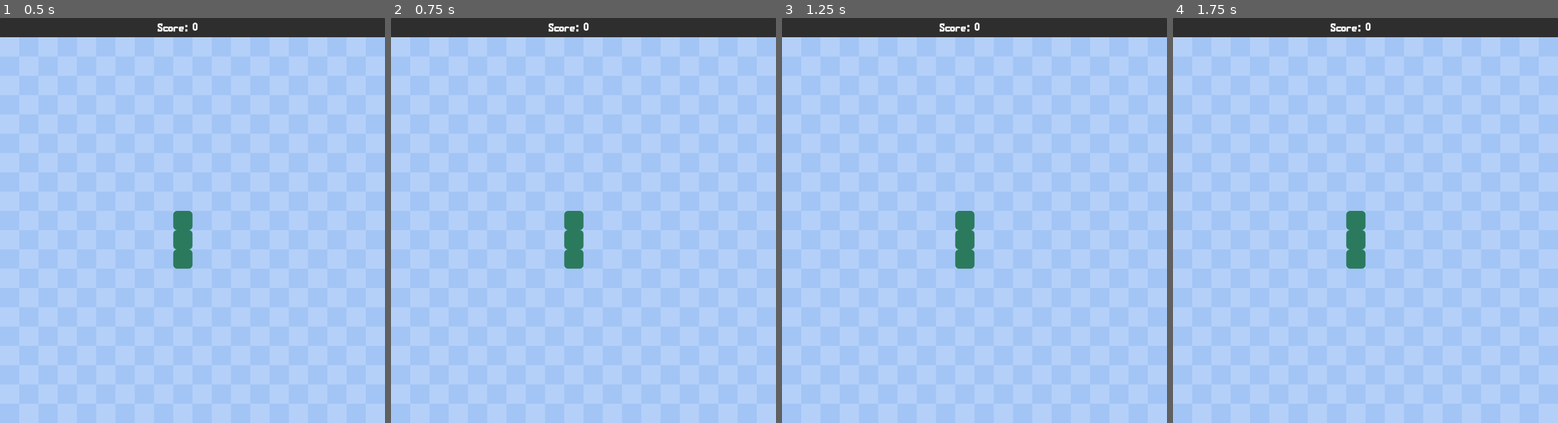
Above: before the commit, frames 1-4 (left to right).
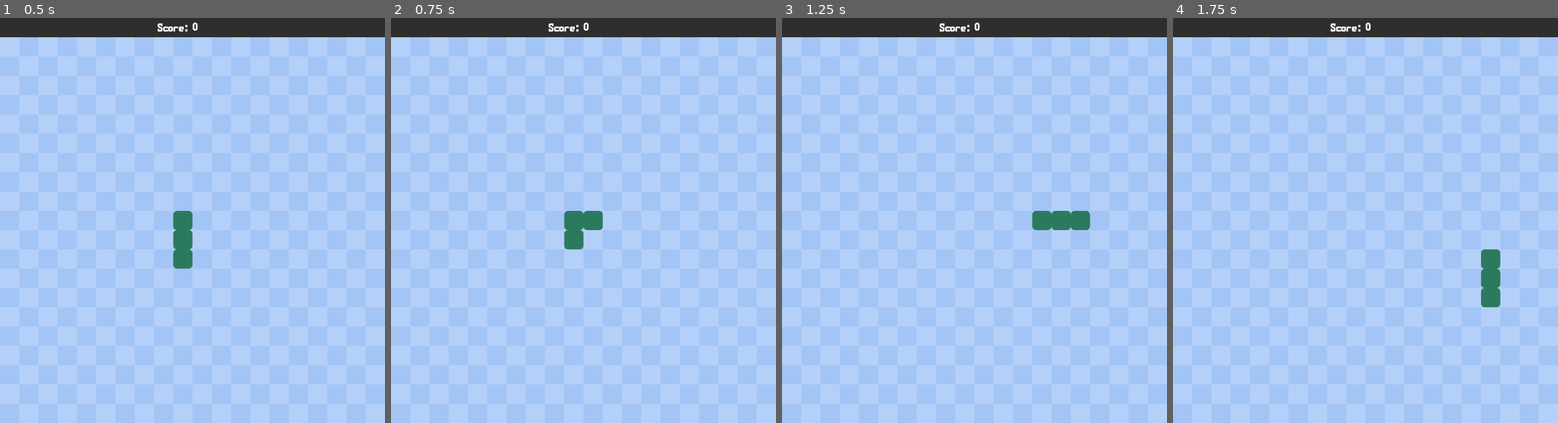
Above: after the commit, the same moments.

Repository: slipperydream/Snake
Game: Godot game, scene res://scenes/main.tscn
Two runs of this game, one before a commit and one after it. Both use one fixed random seed, a clock stepped at 60 frames per second and the inputs below.
Inputs:
- Up to frame 1 (0.5 s): no input
- Up to frame 2 (0.75 s): tap Enter at 0.5 s; hold D (move_right, bound only after the commit) from 0.53 s (still down)
- Up to frame 3 (1.25 s): keep holding D (move_right, bound only after the commit)
- Up to frame 4 (1.75 s): release D (move_right, bound only after the commit) at 1.28 s; hold S (move_down, bound only after the commit) from 1.28 s (still down)

Frame 1 is identical in both runs. In frame 2, 0.5% of the frame differs, in the area x 44-56%, y 47-62%; in frame 3, 1.4%; in frame 4, 1.4%, in the area x 44-86%, y 47-72%.

Commit message:
Snake now moves

Diff:
--- a/project.godot
+++ b/project.godot
@@ -24,6 +24,33 @@
 window/size/viewport_width=1000
 window/size/viewport_height=1050
 
+[input]
+
+move_up={
+"deadzone": 0.5,
+"events": [Object(InputEventKey,"resource_local_to_scene":false,"resource_name":"","device":-1,"window_id":0,"alt_pressed":false,"shift_pressed":false,"ctrl_pressed":false,"meta_pressed":false,"pressed":false,"keycode":0,"physical_keycode":87,"key_label":0,"unicode":119,"echo":false,"script":null)
+, Object(InputEventKey,"resource_local_to_scene":false,"resource_name":"","device":-1,"window_id":0,"alt_pressed":false,"shift_pressed":false,"ctrl_pressed":false,"meta_pressed":false,"pressed":false,"keycode":0,"physical_keycode":4194320,"key_label":0,"unicode":0,"echo":false,"script":null)
+]
+}
+move_down={
+"deadzone": 0.5,
+"events": [Object(InputEventKey,"resource_local_to_scene":false,"resource_name":"","device":-1,"window_id":0,"alt_pressed":false,"shift_pressed":false,"ctrl_pressed":false,"meta_pressed":false,"pressed":false,"keycode":0,"physical_keycode":83,"key_label":0,"unicode":115,"echo":false,"script":null)
+, Object(InputEventKey,"resource_local_to_scene":false,"resource_name":"","device":-1,"window_id":0,"alt_pressed":false,"shift_pressed":false,"ctrl_pressed":false,"meta_pressed":false,"pressed":false,"keycode":0,"physical_keycode":4194322,"key_label":0,"unicode":0,"echo":false,"script":null)
+]
+}
+move_left={
+"deadzone": 0.5,
+"events": [Object(InputEventKey,"resource_local_to_scene":false,"resource_name":"","device":-1,"window_id":0,"alt_pressed":false,"shift_pressed":false,"ctrl_pressed":false,"meta_pressed":false,"pressed":false,"keycode":0,"physical_keycode":65,"key_label":0,"unicode":97,"echo":false,"script":null)
+, Object(InputEventKey,"resource_local_to_scene":false,"resource_name":"","device":-1,"window_id":0,"alt_pressed":false,"shift_pressed":false,"ctrl_pressed":false,"meta_pressed":false,"pressed":false,"keycode":0,"physical_keycode":4194319,"key_label":0,"unicode":0,"echo":false,"script":null)
+]
+}
+move_right={
+"deadzone": 0.5,
+"events": [Object(InputEventKey,"resource_local_to_scene":false,"resource_name":"","device":-1,"window_id":0,"alt_pressed":false,"shift_pressed":false,"ctrl_pressed":false,"meta_pressed":false,"pressed":false,"keycode":0,"physical_keycode":68,"key_label":0,"unicode":100,"echo":false,"script":null)
+, Object(InputEventKey,"resource_local_to_scene":false,"resource_name":"","device":-1,"window_id":0,"alt_pressed":false,"shift_pressed":false,"ctrl_pressed":false,"meta_pressed":false,"pressed":false,"keycode":0,"physical_keycode":4194321,"key_label":0,"unicode":0,"echo":false,"script":null)
+]
+}
+
 [rendering]
 
 renderer/rendering_method="mobile"
--- a/scenes/main.tscn
+++ b/scenes/main.tscn
@@ -23,4 +23,8 @@
 
 [node name="HUD" parent="." instance=ExtResource("5_deu4h")]
 
+[node name="MoveTimer" type="Timer" parent="."]
+wait_time = 0.1
+
 [connection signal="reset_game" from="." to="HUD" method="_on_main_reset_game"]
+[connection signal="timeout" from="MoveTimer" to="." method="_on_move_timer_timeout"]
--- a/src/main.gd
+++ b/src/main.gd
@@ -27,7 +27,7 @@
 
 # Called every frame. 'delta' is the elapsed time since the previous frame.
 func _process(delta):
-	pass
+	move_snake()
 
 func new_game():
 	emit_signal("reset_game")
@@ -50,3 +50,41 @@
 	SnakeSegment.position = (pos * grid.cell_size) + Vector2(0, grid.cell_size)
 	add_child(SnakeSegment)
 	snake.append(SnakeSegment)
+
+func move_snake():
+	if can_move:
+		if Input.is_action_just_pressed("move_down") and move_direction != up:
+			move_direction = down
+			can_move = false
+			if game_started == false:
+				start_game()
+		if Input.is_action_just_pressed("move_up") and move_direction != down:
+			move_direction = up
+			can_move = false
+			if game_started == false:
+				start_game()
+		if Input.is_action_just_pressed("move_left") and move_direction != right:
+			move_direction = left
+			can_move = false
+			if game_started == false:
+				start_game()
+		if Input.is_action_just_pressed("move_right") and move_direction != left:
+			move_direction = right
+			can_move = false
+			if game_started == false:
+				start_game()
+
+func start_game():
+	game_started = true
+	$MoveTimer.start()
+
+func _on_move_timer_timeout():
+	# allow snake movement
+	can_move = true
+	old_data = [] + snake_data
+	snake_data[0] += move_direction
+	for i in range(len(snake_data)):
+		# move the other segments one by one
+		if i > 0:
+			snake_data[i] = old_data[i - 1]
+		snake[i].position = (snake_data[i] * grid.cell_size) + Vector2(0, grid.cell_size)
